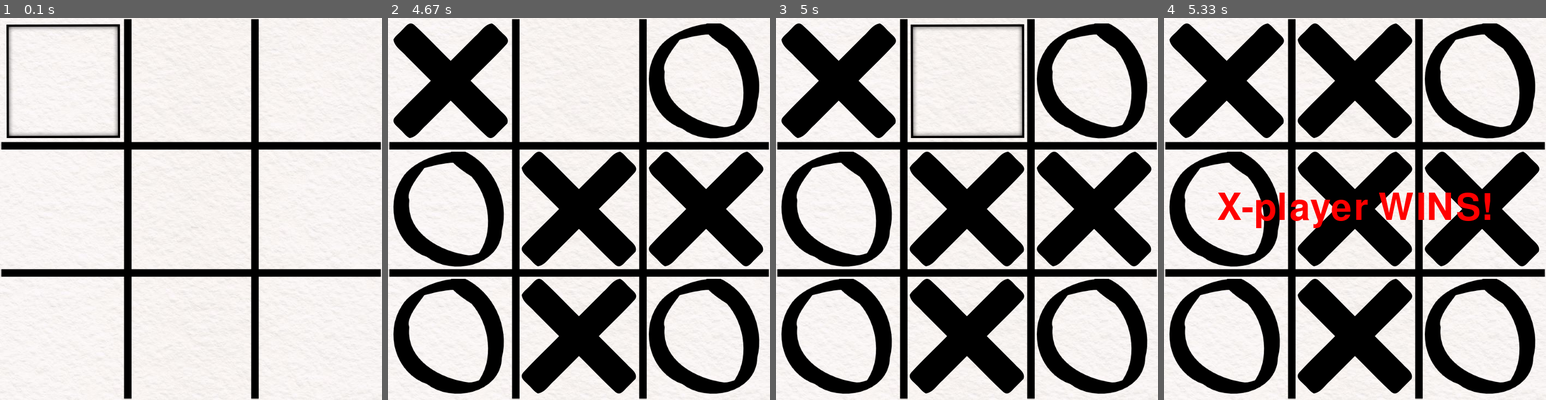
Above: before the commit, frames 1-4 (left to right).
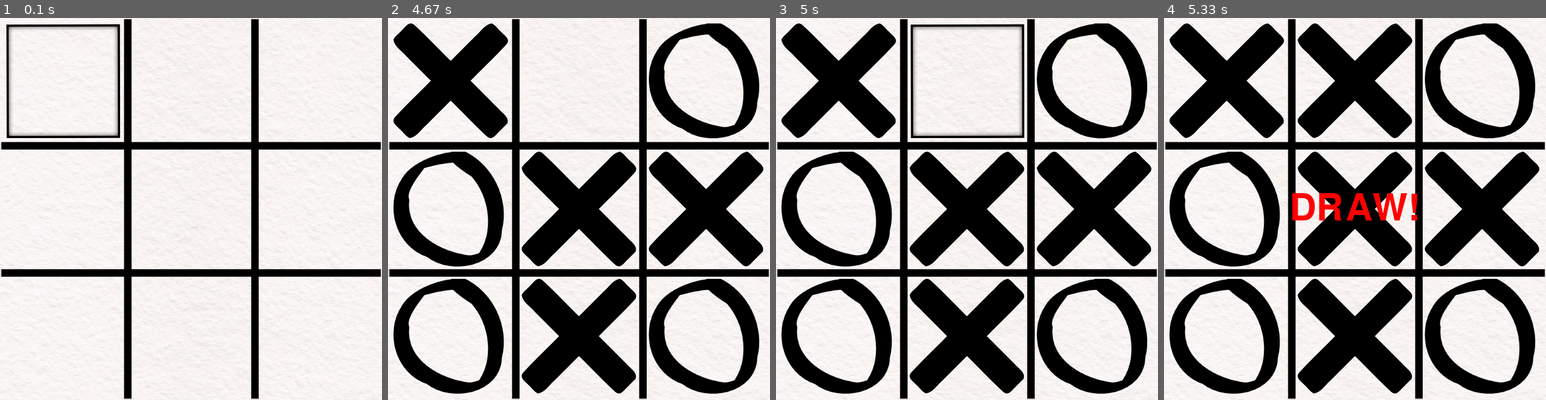
Above: after the commit, the same moments.

Repository: lefcho/Pygame
Game: pygame game, started from Tic-tac-toe/tic_tac_toe.py
Same seed, same stepped clock (60 frames per second), same inputs: the game is played once before the commit and once after it.
Inputs (mouse positions are in pixels of both pictures, inside the frame that each line leads up to):
- Up to frame 1 (0.1 s): no input
- Up to frame 2 (4.67 s): click (632, 308) at 0.38 s; click (647, 102) at 0.72 s; click (678, 239) at 1.08 s; click (506, 312) at 1.45 s; click (540, 189) at 1.78 s; click (472, 258) at 2.12 s; click (502, 132) at 3.15 s; click (666, 308) at 3.52 s
- Up to frame 3 (5 s): click (852, 128) at 4.85 s
- Up to frame 4 (5.33 s): click (1309, 90) at 5.18 s

Frames 1-3 are identical in both runs. In frame 4, 2.8% of the frame differs, in the area x 14-86%, y 45-55%.

Commit message:
draw - NO SOUND!

Diff:
--- a/Tic-tac-toe/tic_tac_toe.py
+++ b/Tic-tac-toe/tic_tac_toe.py
@@ -271,6 +271,9 @@
             WIN_SOUND.play()
             win_txt = "O-player WINS!"
 
+        if turn >= 9:
+            win_txt = 'DRAW!'
+
         if win_txt != '':
             draw_winner(win_txt)
             break
